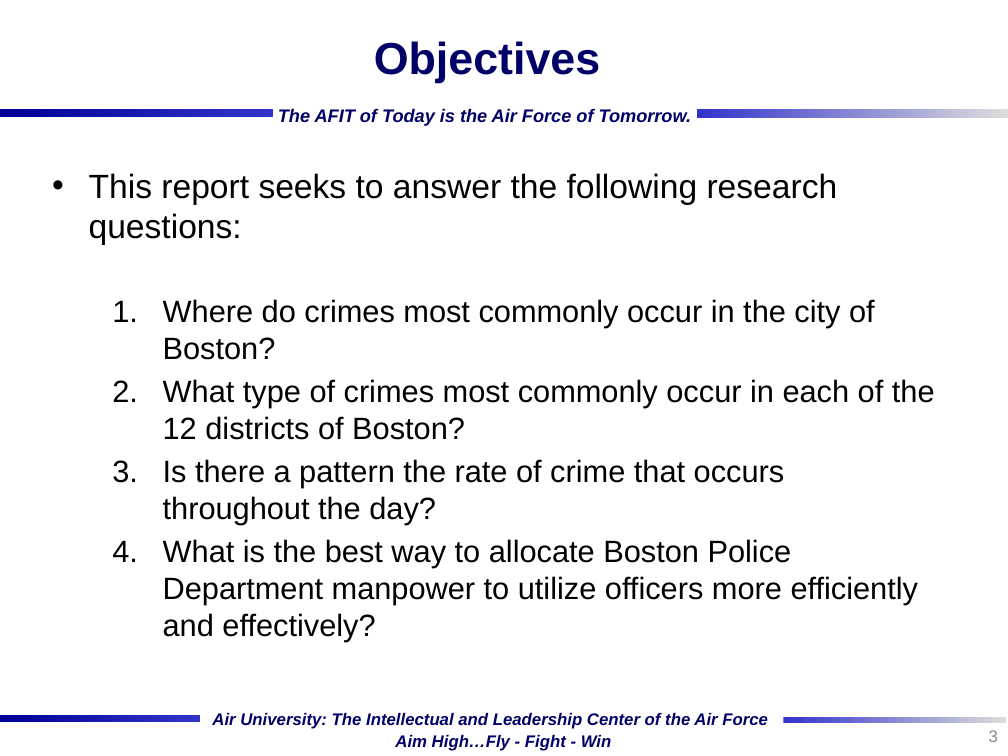
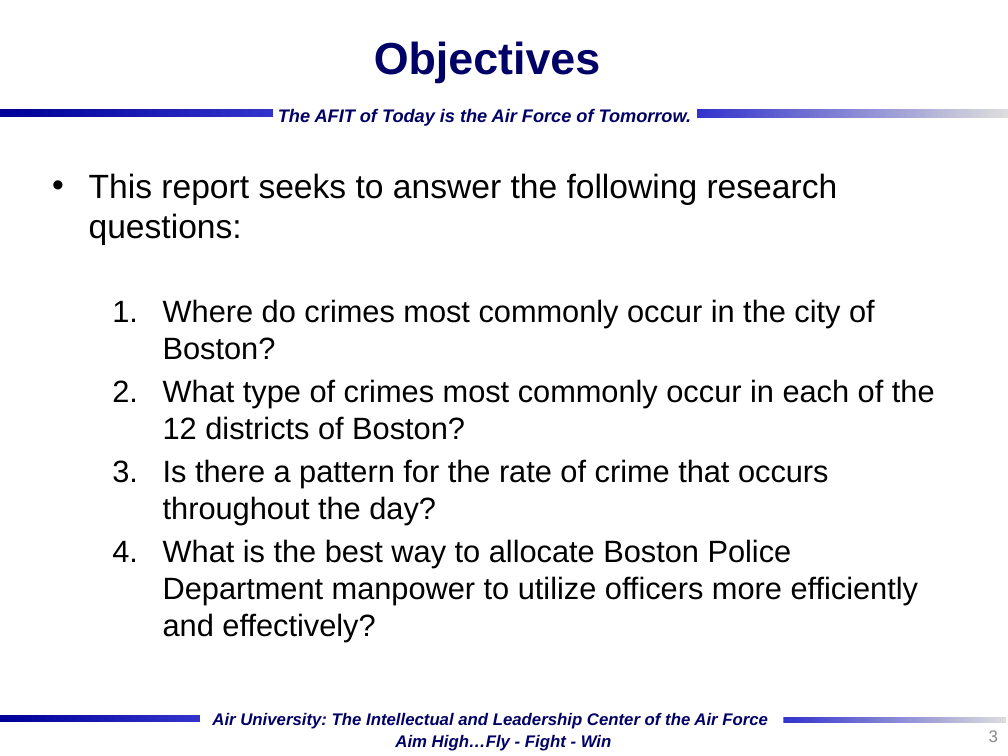
Before and after one commit to bjhufstetler/IMGT680, a slide deck: slide 3 of Project/IMGT_680_Group_3_Project.pptx. Drawn at 1008x756 pixels with LibreOffice and Linux fonts; fonts in the diff are those of the drawing; background and template pictures are left out. Boxes give left, top, right and bottom in pixels: in the first picture for what was removed or moved away, otherwise in the second. Text is boxed around its words. In the diff, an @@ line names an element or a change of style, - is before the commit and + after.

```diff
--- a/Project/IMGT_680_Group_3_Project.pptx
+++ b/Project/IMGT_680_Group_3_Project.pptx
@@ text at (163, 459, 829, 525): text changed @@
-  3. Is there a pattern the rate of crime that occurs throughout the day?
+  3. Is there a pattern for the rate of crime that occurs throughout the day?
```
Also in this commit, not shown: 1 slide added.
